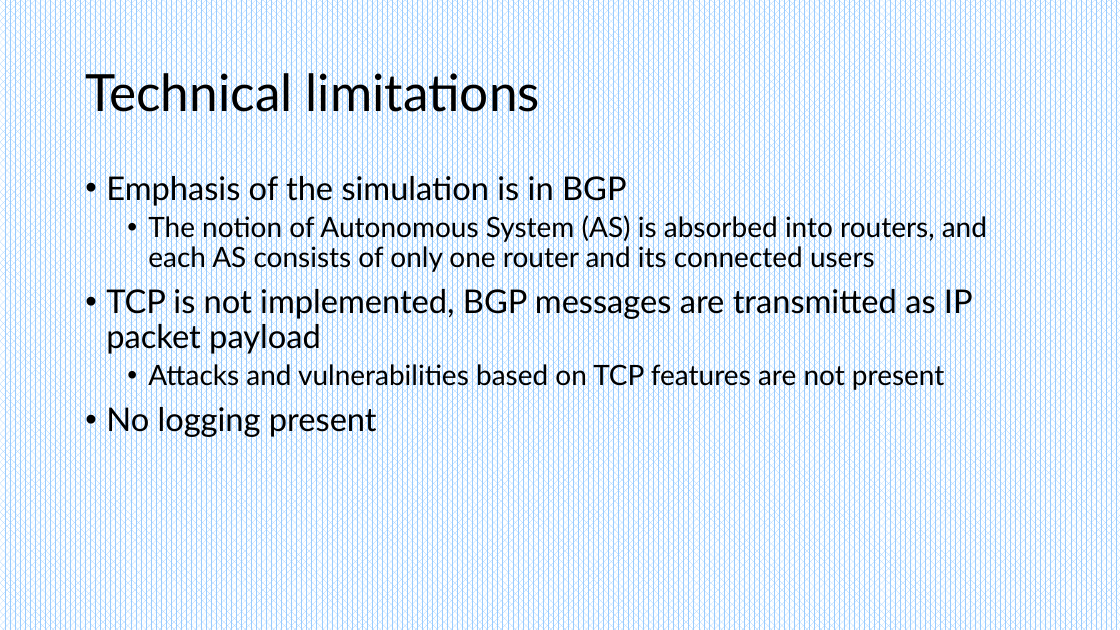
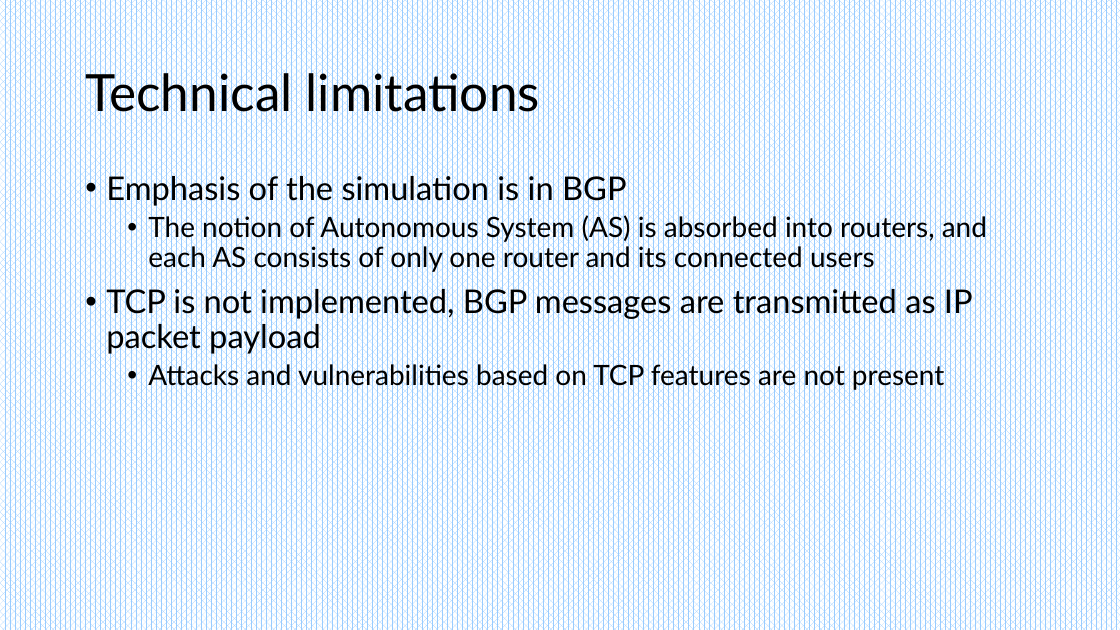
Before and after one commit to Nikheln/BGP-simulator, a slide deck: slide 5 of doc/BGP Simulator.pptx. Drawn at 1120x630 pixels with LibreOffice and Linux fonts; fonts in the diff are those of the drawing. Boxes give left, top, right and bottom in pixels: in the first picture for what was removed or moved away, otherwise in the second. Text is boxed around its words. In the diff, an @@ line names an element or a change of style, - is before the commit and + after.

```diff
--- a/doc/BGP Simulator.pptx
+++ b/doc/BGP Simulator.pptx
@@ text at (106,402,377,437): paragraph removed @@
-• No logging present
```
Also in this commit, not shown: 1 other slide changed, 10 slides added.
